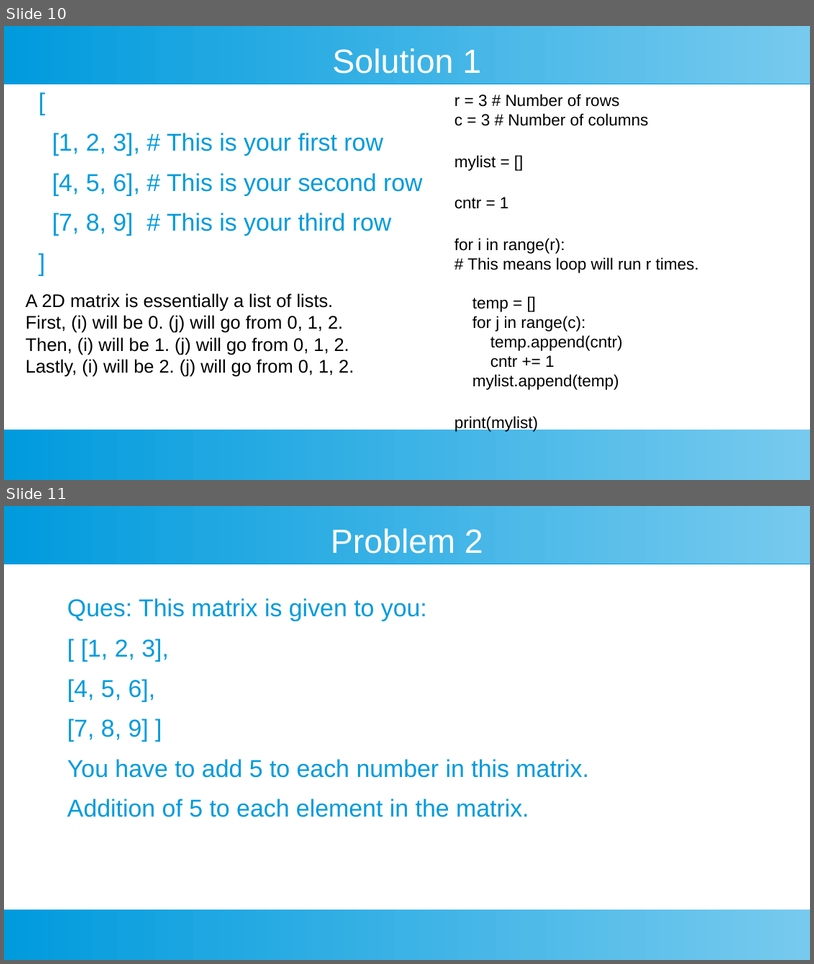
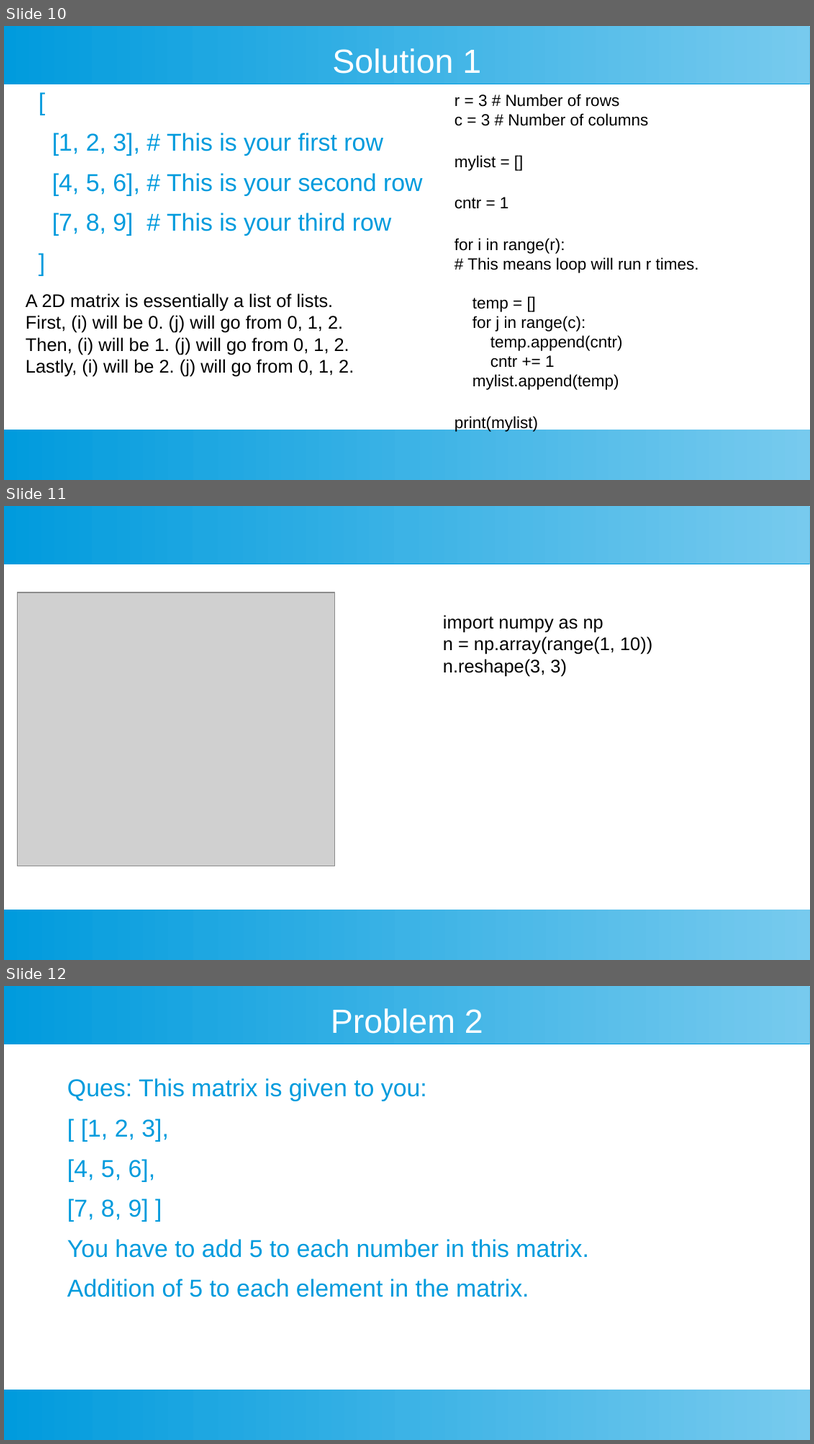
Before and after one commit to ashishjain1547/public_lessons_in_python, a slide deck: Ch 17 - Two Dimensional Matrix/2D Matrix.odp. Shown one above the other, each under a label of ours: slides 10 and 11 before the commit, slides 10, 11 and 12 after it. The pictures are 814x964 and 814x1444 pixels, drawn with LibreOffice and Linux fonts; fonts in the diff are those of the drawing; grey boxes stand for pictures. Boxes give left, top, right and bottom in pixels: in the first picture for what was removed or moved away, otherwise in the second. Text is boxed around its words. In the diff, an @@ line names an element or a change of style, - is before the commit and + after.

```diff
--- a/Ch 17 - Two Dimensional Matrix/2D Matrix.odp
+++ b/Ch 17 - Two Dimensional Matrix/2D Matrix.odp
@@ slide 11 added at (4, 506, 810, 960), background #FFFFFF; not listed: 2 template elements that a slide beside it also shows @@
@@ picture added at (17, 592, 335, 866) @@
@@ text added at (443, 615, 653, 676), 18 pt, text #000000 @@
+import numpy as np
+n = np.array(range(1, 10))
+n.reshape(3, 3)
@@ what was slide 11 is now slide 12 @@
```
Also in this commit, not shown: 2 slides changed, 25 other files.
